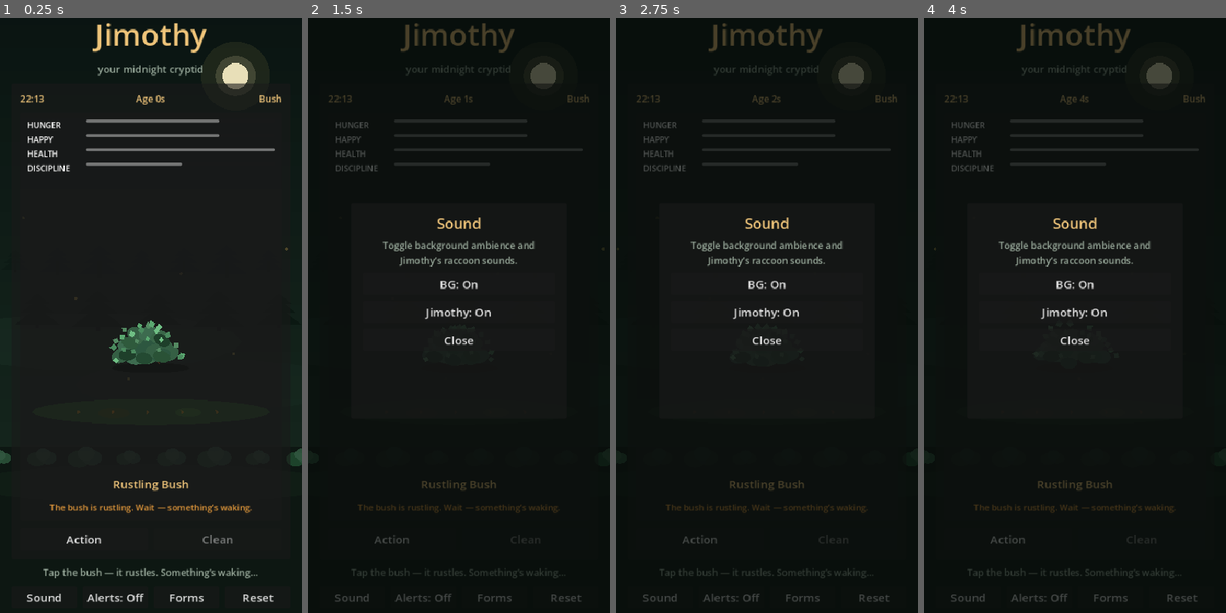
Above: before the commit, frames 1-4 (left to right).
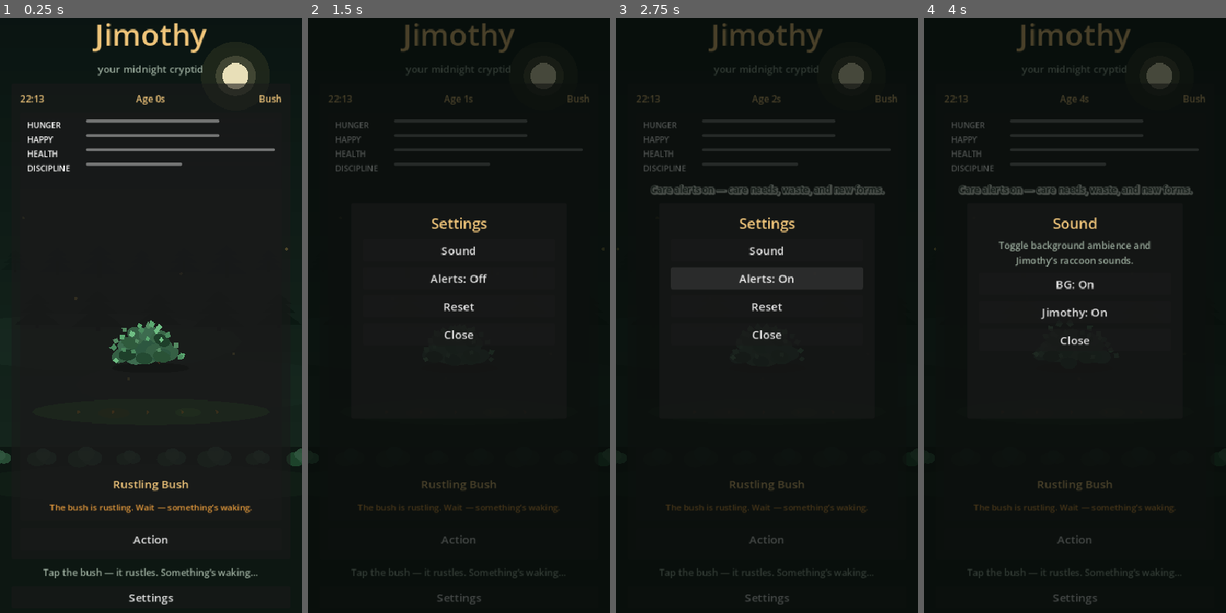
Above: after the commit, the same moments.

Repository: rgarn023/JimothyPet
Game: Godot game, scene res://scenes/main.tscn
Same seed, same stepped clock (60 frames per second), same inputs: the game is played once before the commit and once after it.
Inputs (mouse positions are in pixels of both pictures, inside the frame that each line leads up to):
- Up to frame 1 (0.25 s): no input
- Up to frame 2 (1.5 s): click (353, 595) at 0.5 s, where only the run before the commit has a clickable "Sound"; click (459, 595) at 1.25 s, where only the run after the commit has a clickable "Settings"
- Up to frame 3 (2.75 s): click "Alerts: Off" at 2 s
- Up to frame 4 (4 s): click "Sound" at 2.75 s; click (1111, 595) at 3.5 s, where only the run before the commit has a clickable "Forms"

The runs differ from the first frame. In frame 1, 0.7% of the frame differs, in the area x 8-91%, y 86-99%; in frame 2, 1.9%; in frame 3, 2.8%, in the area x 8-91%, y 27-99%; in frame 4, 1.2%.

Commit message:
Stack waste piles and nest care under Action/Settings
Waste accumulates up to 6 piles; Clean removes one at a time from
the Action menu. Forms is hidden; Sound, Alerts, and Reset live under Settings.

Co-authored-by: rgarn023 <rgarn023@users.noreply.github.com>

Diff:
--- a/godot/scenes/main.tscn
+++ b/godot/scenes/main.tscn
@@ -226,17 +226,12 @@
 unique_name_in_owner = true
 visible = false
 layout_mode = 1
-anchors_preset = 3
-anchor_left = 1.0
-anchor_top = 1.0
-anchor_right = 1.0
-anchor_bottom = 1.0
-offset_left = -86.0
-offset_top = -118.0
-offset_right = -36.0
-offset_bottom = -82.0
-grow_horizontal = 0
-grow_vertical = 0
+anchors_preset = 15
+anchor_right = 1.0
+anchor_bottom = 1.0
+grow_horizontal = 2
+grow_vertical = 2
+mouse_filter = 2
 script = ExtResource("5_mess")
 
 [node name="StageName" type="Label" parent="Margin/VBox/Device/DeviceMargin/DeviceVBox/Screen/ScreenMargin/ScreenVBox/StageArea"]
@@ -272,15 +267,8 @@
 unique_name_in_owner = true
 layout_mode = 2
 size_flags_horizontal = 3
-tooltip_text = "Feed, Play, Scold, Heal"
+tooltip_text = "Feed, Play, Scold, Heal, Clean"
 text = "Action"
-
-[node name="BtnClean" type="Button" parent="Margin/VBox/Device/DeviceMargin/DeviceVBox/Controls"]
-unique_name_in_owner = true
-layout_mode = 2
-size_flags_horizontal = 3
-disabled = true
-text = "Clean"
 
 [node name="HintLabel" type="Label" parent="Margin/VBox"]
 unique_name_in_owner = true
@@ -295,31 +283,12 @@
 layout_mode = 2
 theme_override_constants/separation = 8
 
-[node name="BtnSound" type="Button" parent="Margin/VBox/UtilityRow"]
-unique_name_in_owner = true
-layout_mode = 2
-size_flags_horizontal = 3
-tooltip_text = "Background and Jimothy sounds"
-text = "Sound"
-
-[node name="BtnAlerts" type="Button" parent="Margin/VBox/UtilityRow"]
-unique_name_in_owner = true
-layout_mode = 2
-size_flags_horizontal = 3
-text = "Alerts: Off"
-
-[node name="BtnForms" type="Button" parent="Margin/VBox/UtilityRow"]
-unique_name_in_owner = true
-layout_mode = 2
-size_flags_horizontal = 3
-text = "Forms"
-
-[node name="BtnReset" type="Button" parent="Margin/VBox/UtilityRow"]
-unique_name_in_owner = true
-layout_mode = 2
-size_flags_horizontal = 3
-tooltip_text = "Start a new bush (keeps unlocked forms)"
-text = "Reset"
+[node name="BtnSettings" type="Button" parent="Margin/VBox/UtilityRow"]
+unique_name_in_owner = true
+layout_mode = 2
+size_flags_horizontal = 3
+tooltip_text = "Sound, alerts, and reset"
+text = "Settings"
 
 [node name="FeedPanel" type="ColorRect" parent="."]
 unique_name_in_owner = true
@@ -553,11 +522,7 @@
 text = "Bail Out"
 
 [connection signal="pressed" from="Margin/VBox/Device/DeviceMargin/DeviceVBox/Controls/BtnAction" to="." method="_on_action_pressed"]
-[connection signal="pressed" from="Margin/VBox/Device/DeviceMargin/DeviceVBox/Controls/BtnClean" to="." method="_on_clean_pressed"]
-[connection signal="pressed" from="Margin/VBox/UtilityRow/BtnSound" to="." method="_on_sound_pressed"]
-[connection signal="pressed" from="Margin/VBox/UtilityRow/BtnAlerts" to="." method="_on_alerts_pressed"]
-[connection signal="pressed" from="Margin/VBox/UtilityRow/BtnForms" to="." method="_on_forms_pressed"]
-[connection signal="pressed" from="Margin/VBox/UtilityRow/BtnReset" to="." method="_on_reset_pressed"]
+[connection signal="pressed" from="Margin/VBox/UtilityRow/BtnSettings" to="." method="_on_settings_pressed"]
 [connection signal="pressed" from="FeedPanel/FeedCard/FeedMargin/FeedVBox/BtnBerries" to="." method="_on_food" binds= ["berries"]]
 [connection signal="pressed" from="FeedPanel/FeedCard/FeedMargin/FeedVBox/BtnCrickets" to="." method="_on_food" binds= ["crickets"]]
 [connection signal="pressed" from="FeedPanel/FeedCard/FeedMargin/FeedVBox/BtnFish" to="." method="_on_food" binds= ["fish"]]
--- a/godot/scripts/main.gd
+++ b/godot/scripts/main.gd
@@ -19,11 +19,11 @@
 @onready var raccoon: Control = %RaccoonView
 @onready var mess_mark: Control = %MessMark
 @onready var btn_action: Button = %BtnAction
-@onready var btn_clean: Button = %BtnClean
-@onready var btn_sound: Button = %BtnSound
-@onready var btn_alerts: Button = %BtnAlerts
-@onready var btn_forms: Button = %BtnForms
-@onready var btn_reset: Button = %BtnReset
+@onready var btn_settings: Button = %BtnSettings
+var btn_clean: Button
+var btn_sound: Button
+var btn_alerts: Button
+var btn_reset: Button
 var btn_feed: Button
 var btn_play: Button
 var btn_scold: Button
@@ -52,6 +52,7 @@
 var _reset_panel: ColorRect
 var _action_panel: ColorRect
 var _sound_panel: ColorRect
+var _settings_panel: ColorRect
 var _brand_tap_times: Array[float] = []
 
 
@@ -66,12 +67,15 @@
 	feed_panel.visible = false
 	message_panel.visible = false
 	_build_forms_panel()
+	if _forms_panel:
+		_forms_panel.visible = false
 	_build_dev_panel()
 	_build_play_pick_panel()
 	_build_dice_panel()
 	_build_reset_panel()
 	_build_action_panel()
 	_build_sound_panel()
+	_build_settings_panel()
 	_wire_brand_secret()
 	_refresh_sound_buttons()
 	_refresh_alerts_button()
@@ -398,7 +402,7 @@
 	if _dev_status:
 		_dev_status.text = "Dev Mode: %s · Waste: %s · Sick: %s · Stubborn: %s\nStage: %s · %s" % [
 			"ON" if PetState.dev_mode else "OFF",
-			"yes" if PetState.has_mess else "no",
+			"%d/%d" % [PetState.mess_count, PetState.MAX_MESS],
 			"yes" if PetState.sick else "no",
 			"yes" if PetState.stubborn else "no",
 			PetState.stage_label(),
@@ -601,9 +605,44 @@
 	btn_heal.pressed.connect(_on_heal_pressed)
 	vbox.add_child(btn_heal)
 
+	btn_clean = Button.new()
+	btn_clean.text = "Clean"
+	btn_clean.disabled = true
+	btn_clean.tooltip_text = "Clean one waste pile"
+	btn_clean.pressed.connect(_on_clean_pressed)
+	vbox.add_child(btn_clean)
+
 	var close := Button.new()
 	close.text = "Close"
 	close.pressed.connect(func(): _action_panel.visible = false)
+	vbox.add_child(close)
+
+
+func _build_settings_panel() -> void:
+	var built := _build_menu_panel("Settings")
+	_settings_panel = built.dim
+	var vbox: VBoxContainer = built.vbox
+
+	btn_sound = Button.new()
+	btn_sound.text = "Sound"
+	btn_sound.tooltip_text = "Background and Jimothy sounds"
+	btn_sound.pressed.connect(_on_sound_pressed)
+	vbox.add_child(btn_sound)
+
+	btn_alerts = Button.new()
+	btn_alerts.text = "Alerts: Off"
+	btn_alerts.pressed.connect(_on_alerts_pressed)
+	vbox.add_child(btn_alerts)
+
+	btn_reset = Button.new()
+	btn_reset.text = "Reset"
+	btn_reset.tooltip_text = "Start a new bush (keeps unlocked forms)"
+	btn_reset.pressed.connect(_on_reset_pressed)
+	vbox.add_child(btn_reset)
+
+	var close := Button.new()
+	close.text = "Close"
+	close.pressed.connect(func(): _settings_panel.visible = false)
 	vbox.add_child(close)
 
 
@@ -655,7 +694,11 @@
 	elif PetState.stubborn:
 		mood = "stubborn"
 	raccoon.set_look(PetState.stage, PetState.adult_form, mood)
-	mess_mark.visible = PetState.has_mess and PetState.alive and not PetState.ascending
+	if mess_mark and mess_mark.has_method("set_pile_count"):
+		var piles := PetState.mess_count if PetState.alive and not PetState.ascending else 0
+		mess_mark.set_pile_count(piles)
+	else:
+		mess_mark.visible = PetState.has_mess and PetState.alive and not PetState.ascending
 
 	var alert: Dictionary = PetState.alert_text()
 	if alert.is_empty():
@@ -668,13 +711,16 @@
 	var can_care := PetState.alive and PetState.stage != "bush" and not PetState.ascending
 	var can_scold := PetState.alive and PetState.stubborn
 	var can_heal := PetState.alive and PetState.sick and PetState.stage != "bush" and not PetState.ascending
+	var can_clean := PetState.alive and PetState.mess_count > 0
 	if btn_feed:
 		btn_feed.disabled = not can_care
 	if btn_play:
 		btn_play.disabled = not PetState.alive or PetState.stage in ["bush", "baby"] or PetState.ascending
 	if btn_scold:
 		btn_scold.disabled = not can_scold
-	btn_clean.disabled = not (PetState.alive and PetState.has_mess)
+	if btn_clean:
+		btn_clean.disabled = not can_clean
+		btn_clean.text = "Clean (%d)" % PetState.mess_count if PetState.mess_count > 1 else "Clean"
 	if btn_heal:
 		btn_heal.disabled = not can_heal
 	_refresh_sound_buttons()
@@ -690,10 +736,12 @@
 		hint_label.text = "He’s under the weather — open Action → Heal."
 	elif PetState.stubborn:
 		hint_label.text = "He’s acting up — open Action → Scold."
+	elif PetState.mess_count > 0:
+		hint_label.text = "Waste in the nest — open Action → Clean."
 	elif PetState.stage == "baby":
 		hint_label.text = "Tap Jimothy for smiles and hops. Too tiny for a full night run yet."
 	else:
-		hint_label.text = "Tap Jimothy to pet him. Good care lengthens his days — check Form paths."
+		hint_label.text = "Tap Jimothy to pet him. Good care lengthens his days."
 
 
 func _format_age(sec: float) -> String:
@@ -842,13 +890,23 @@
 		_action_panel.visible = true
 
 
+func _on_settings_pressed() -> void:
+	_refresh_alerts_button()
+	if _settings_panel:
+		_settings_panel.visible = true
+
+
 func _on_sound_pressed() -> void:
+	if _settings_panel:
+		_settings_panel.visible = false
 	_refresh_sound_buttons()
 	if _sound_panel:
 		_sound_panel.visible = true
 
 
 func _on_reset_pressed() -> void:
+	if _settings_panel:
+		_settings_panel.visible = false
 	if _reset_panel:
 		_reset_panel.visible = true
 
@@ -1003,7 +1061,9 @@
 
 func _on_clean_pressed() -> void:
 	PetState.clean_mess()
-	if JimothyAudio and not PetState.has_mess:
+	if _action_panel:
+		_action_panel.visible = false
+	if JimothyAudio:
 		JimothyAudio.play("rustle", -5.0)
 
 
--- a/godot/scripts/mess_pile.gd
+++ b/godot/scripts/mess_pile.gd
@@ -1,15 +1,46 @@
 extends Control
-## Organic raccoon waste pile (not a brown square).
+## Organic raccoon waste piles (up to 6).
+
+var pile_count: int = 0
+
+const OFFSETS := [
+	Vector2(0.72, 0.78),
+	Vector2(0.55, 0.74),
+	Vector2(0.84, 0.72),
+	Vector2(0.40, 0.76),
+	Vector2(0.26, 0.70),
+	Vector2(0.62, 0.66),
+]
 
 
 func _ready() -> void:
 	mouse_filter = Control.MOUSE_FILTER_IGNORE
-	custom_minimum_size = Vector2(44, 32)
+	set_anchors_and_offsets_preset(Control.PRESET_FULL_RECT)
+	queue_redraw()
+
+
+func set_pile_count(n: int) -> void:
+	pile_count = maxi(0, n)
+	visible = pile_count > 0
 	queue_redraw()
 
 
 func _draw() -> void:
-	var c := size * 0.5 + Vector2(0, 4)
+	if pile_count <= 0:
+		return
+	var n := mini(pile_count, OFFSETS.size())
+	for i in n:
+		var p: Vector2 = OFFSETS[i]
+		var c := Vector2(size.x * p.x, size.y * p.y)
+		_draw_pile(c)
+
+
+func _process(_delta: float) -> void:
+	if visible:
+		queue_redraw()
+
+
+func _draw_pile(c: Vector2) -> void:
 	# Soft ground stain
 	_blob(c + Vector2(0, 8), Vector2(18, 6), Color(0.12, 0.1, 0.06, 0.35))
 	# Irregular clumps
@@ -20,14 +51,9 @@
 	# Specular / moisture hint
 	_blob(c + Vector2(-4, -2), Vector2(3, 2), Color(0.45, 0.32, 0.18, 0.45))
 	# Tiny flies
-	var t := Time.get_ticks_msec() * 0.004
+	var t := Time.get_ticks_msec() * 0.004 + c.x * 0.01
 	draw_circle(c + Vector2(sin(t) * 10.0, -12.0 + cos(t * 1.3) * 3.0), 1.2, Color(0.1, 0.1, 0.1, 0.55))
 	draw_circle(c + Vector2(cos(t * 1.1) * 8.0, -10.0 + sin(t) * 2.0), 1.0, Color(0.1, 0.1, 0.1, 0.4))
-
-
-func _process(_delta: float) -> void:
-	if visible:
-		queue_redraw()
 
 
 func _blob(center: Vector2, radii: Vector2, color: Color) -> void:
--- a/godot/scripts/pet_state.gd
+++ b/godot/scripts/pet_state.gd
@@ -82,8 +82,14 @@
 var care_mistakes: int = 0
 var stubborn: bool = false
 var stubborn_reason: String = ""
-var has_mess: bool = false
+var mess_count: int = 0
 var sick: bool = false
+
+const MAX_MESS := 6
+
+var has_mess: bool:
+	get:
+		return mess_count > 0
 var alive: bool = true
 var ascending: bool = false
 var treat_streak: int = 0
@@ -190,7 +196,7 @@
 	care_mistakes = 0
 	stubborn = false
 	stubborn_reason = ""
-	has_mess = false
+	mess_count = 0
 	sick = false
 	alive = true
 	ascending = false
@@ -300,7 +306,10 @@
 func dev_set_mess(on: bool) -> void:
 	if not dev_unlocked:
 		return
-	has_mess = on and alive and stage != "bush"
+	if not on:
+		mess_count = 0
+	elif alive and stage != "bush":
+		mess_count = mini(MAX_MESS, mess_count + 1)
 	state_changed.emit()
 	save_game()
 
@@ -330,7 +339,7 @@
 	ascending = false
 	death_reason = ""
 	stubborn = false
-	has_mess = false
+	mess_count = 0
 	sick = false
 	hunger = 75.0
 	happy = 75.0
@@ -500,8 +509,8 @@
 		rate += 1.4
 	if health < 35.0:
 		rate += 2.8
-	if has_mess:
-		rate += 0.8
+	if mess_count > 0:
+		rate += 0.35 + float(mess_count) * 0.2
 	if sick:
 		rate += 1.6
 	if discipline < 25.0:
@@ -555,8 +564,8 @@
 func _illness_daily_rate() -> float:
 	var h := clampf(health, 0.0, 100.0)
 	var rate := 0.035 + pow((100.0 - h) / 100.0, 1.35) * 1.5
-	if has_mess:
-		rate *= 1.45
+	if mess_count > 0:
+		rate *= 1.15 + float(mini(mess_count, MAX_MESS)) * 0.08
 	if hunger < 25.0:
 		rate *= 1.35
 	if treat_streak >= 2:
@@ -621,9 +630,10 @@
 	age_sec += seconds
 
 	# Health drains mainly from waste, hunger, and junk streak — kept slow.
-	if has_mess:
-		health = clamp01(health - 0.00055 * seconds)
-		happy = clamp01(happy - 0.0007 * seconds)
+	if mess_count > 0:
+		var piles := float(mini(mess_count, MAX_MESS))
+		health = clamp01(health - 0.00035 * piles * seconds)
+		happy = clamp01(happy - 0.0004 * piles * seconds)
 	if hunger < 20.0 and stage != "bush":
 		health = clamp01(health - 0.00095 * seconds)
 		happy = clamp01(happy - 0.001 * seconds)
@@ -636,8 +646,8 @@
 
 	_apply_neglect_penalty(seconds)
 
-	if stage != "bush" and not has_mess and randf() < seconds * 0.00018:
-		has_mess = true
+	if stage != "bush" and mess_count < MAX_MESS and randf() < seconds * 0.00022:
+		mess_count += 1
 
 	_maybe_illness(seconds)
 	_maybe_tantrum(seconds)
@@ -788,8 +798,13 @@
 		return {"text": "Upset stomach from too much junk food.", "danger": true}
 	if stubborn:
 		return {"text": "Acting up — %s. Scold him." % stubborn_reason, "danger": true}
-	if has_mess:
-		return {"text": "He’s marked the nest. Clean it up.", "danger": false}
+	if mess_count > 0:
+		if mess_count == 1:
+			return {"text": "He’s marked the nest. Clean it up.", "danger": false}
+		return {
+			"text": "%d waste piles in the nest. Clean them up." % mess_count,
+			"danger": mess_count >= 4,
+		}
 	if energy < 20.0:
 		return {"text": "Winded. Let him rest before more exercise.", "danger": false}
 	if satiety > 75.0:
@@ -955,13 +970,16 @@
 
 
 func clean_mess() -> void:
-	if not alive or not has_mess:
-		return
-	has_mess = false
+	if not alive or mess_count <= 0:
+		return
+	mess_count = maxi(0, mess_count - 1)
 	happy = clamp01(happy + 3.0)
 	health = clamp01(health + 2.0)
 	care_score += 1
-	speech.emit("Nest cleared. He sniffs approval.")
+	if mess_count <= 0:
+		speech.emit("Nest cleared. He sniffs approval.")
+	else:
+		speech.emit("One pile gone — %d left." % mess_count)
 	state_changed.emit()
 	save_game()
 
@@ -1099,7 +1117,8 @@
 		"care_mistakes": care_mistakes,
 		"stubborn": stubborn,
 		"stubborn_reason": stubborn_reason,
-		"has_mess": has_mess,
+		"mess_count": mess_count,
+		"has_mess": mess_count > 0,
 		"sick": sick,
 		"alive": alive,
 		"treat_streak": treat_streak,
@@ -1149,7 +1168,11 @@
 	care_mistakes = int(d.get("care_mistakes", 0))
 	stubborn = bool(d.get("stubborn", false))
 	stubborn_reason = str(d.get("stubborn_reason", ""))
-	has_mess = bool(d.get("has_mess", false))
+	if d.has("mess_count"):
+		mess_count = int(d.get("mess_count", 0))
+	else:
+		mess_count = 1 if bool(d.get("has_mess", false)) else 0
+	mess_count = clampi(mess_count, 0, MAX_MESS)
 	sick = bool(d.get("sick", false))
 	alive = bool(d.get("alive", true))
 	ascending = bool(d.get("ascending", false))
Not shown, changed: README.md
Not shown, changed: dist/Jimothy-godot-only-4.7.1.zip
Not shown, changed: dist/Jimothy-web.zip
Not shown, changed: dist/JimothyPet-godot-4.7.1.zip
Not shown, changed: index.html
Not shown, changed: js/game.js
Not shown, changed: js/notify.js
Not shown, changed: styles.css
Not shown, changed: sw.js
